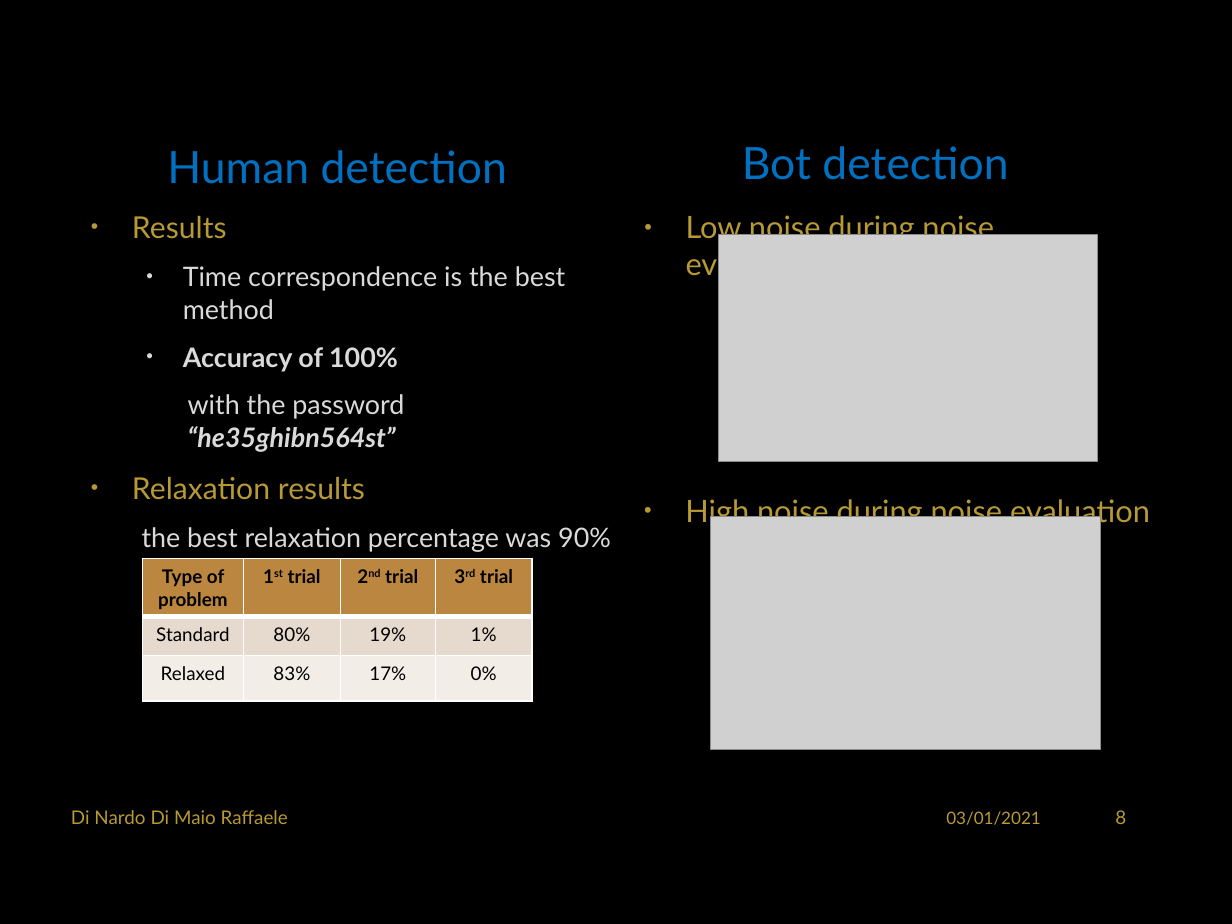
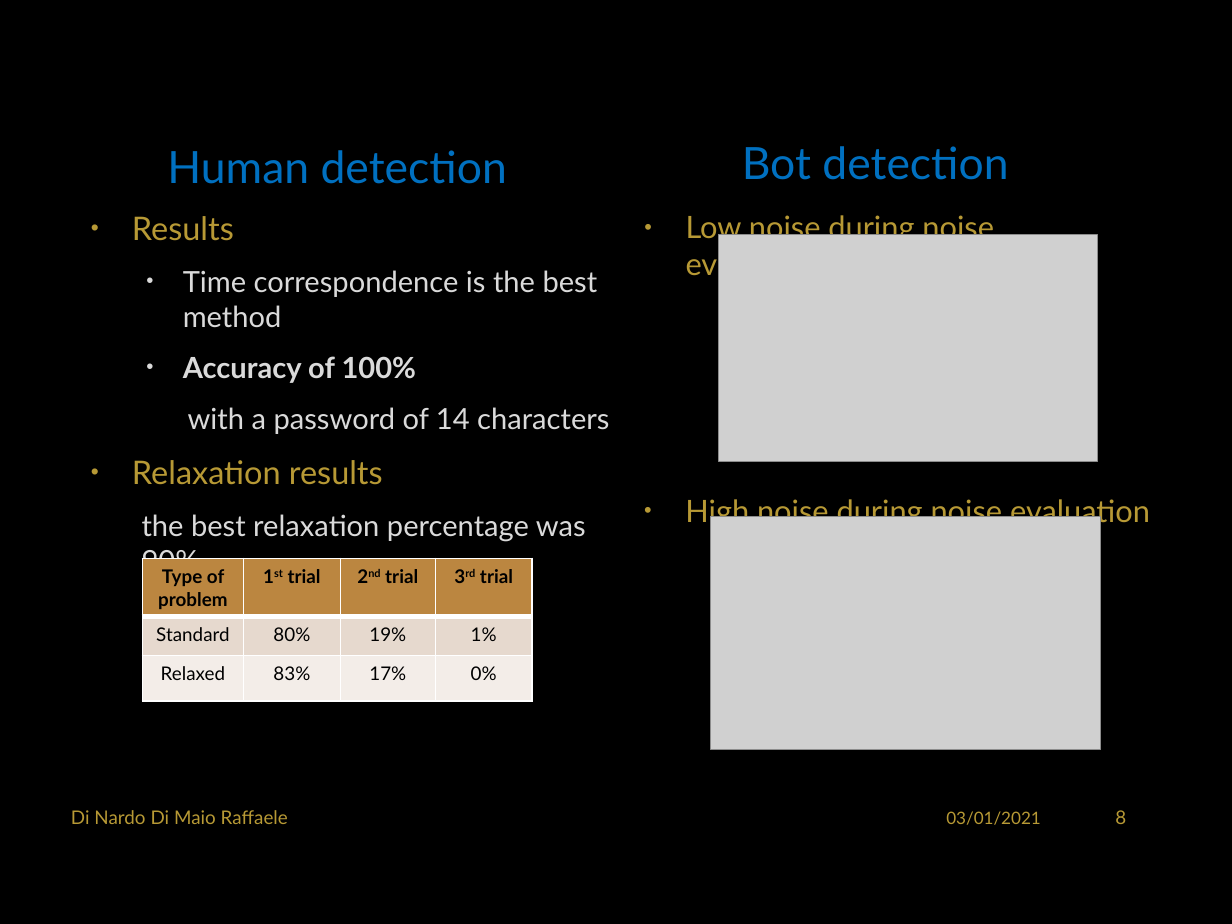
Before and after one commit to RaffaDNDM/AcCAPPCHA, a slide deck: slide 9 of Thesis/AcCAPPCHA.pptx. Drawn at 1232x924 pixels with LibreOffice and Linux fonts; fonts in the diff are those of the drawing; grey boxes stand for pictures; background and template pictures are left out. Boxes give left, top, right and bottom in pixels: in the first picture for what was removed or moved away, otherwise in the second. Text is boxed around its words. In the diff, an @@ line names an element or a change of style, - is before the commit and + after.

```diff
--- a/Thesis/AcCAPPCHA.pptx
+++ b/Thesis/AcCAPPCHA.pptx
@@ text at (x1=132, y1=216, x2=598, y2=576): size 17.6 to 19 pt in "Results", "Relaxation results"; size 15.7 to 17 pt in "Time correspondence is the best method", "Accuracy of 100%", "the best relaxation percentage was 90%" @@
@@ text at (x1=188, y1=407, x2=609, y2=434): text changed; size 15.7 to 17 pt; bold off; italic off @@
-    with the password “he35ghibn564st”
+    with a password of 14 characters
```
Also in this commit, not shown: 2 other slides changed.
